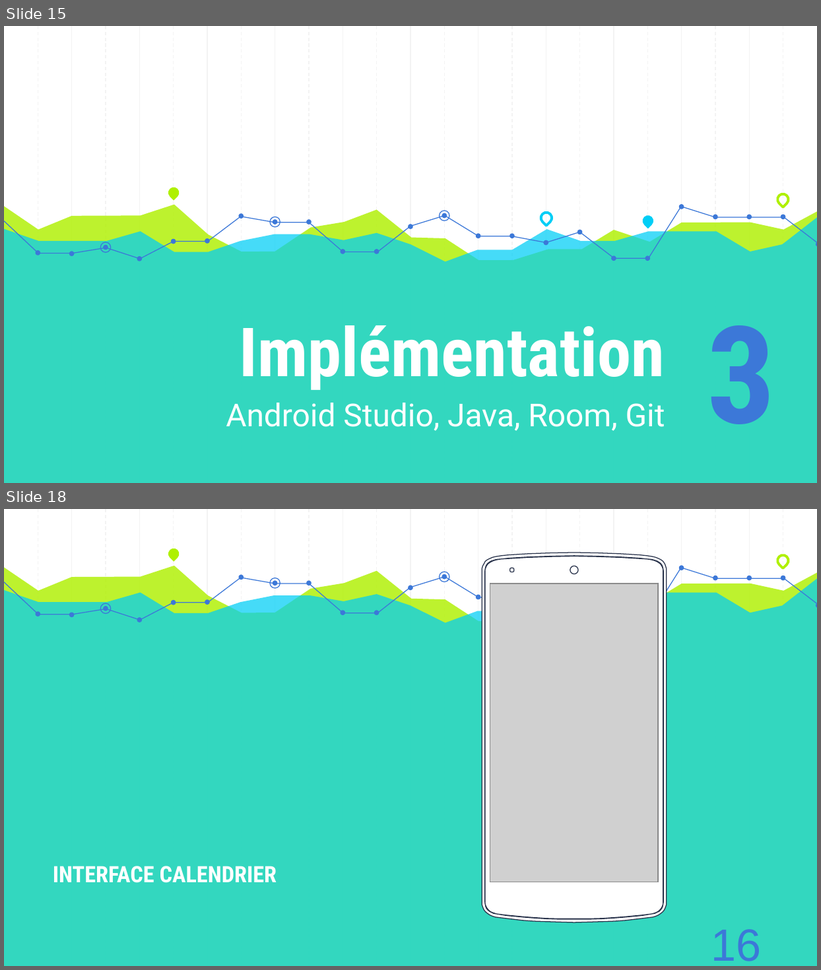
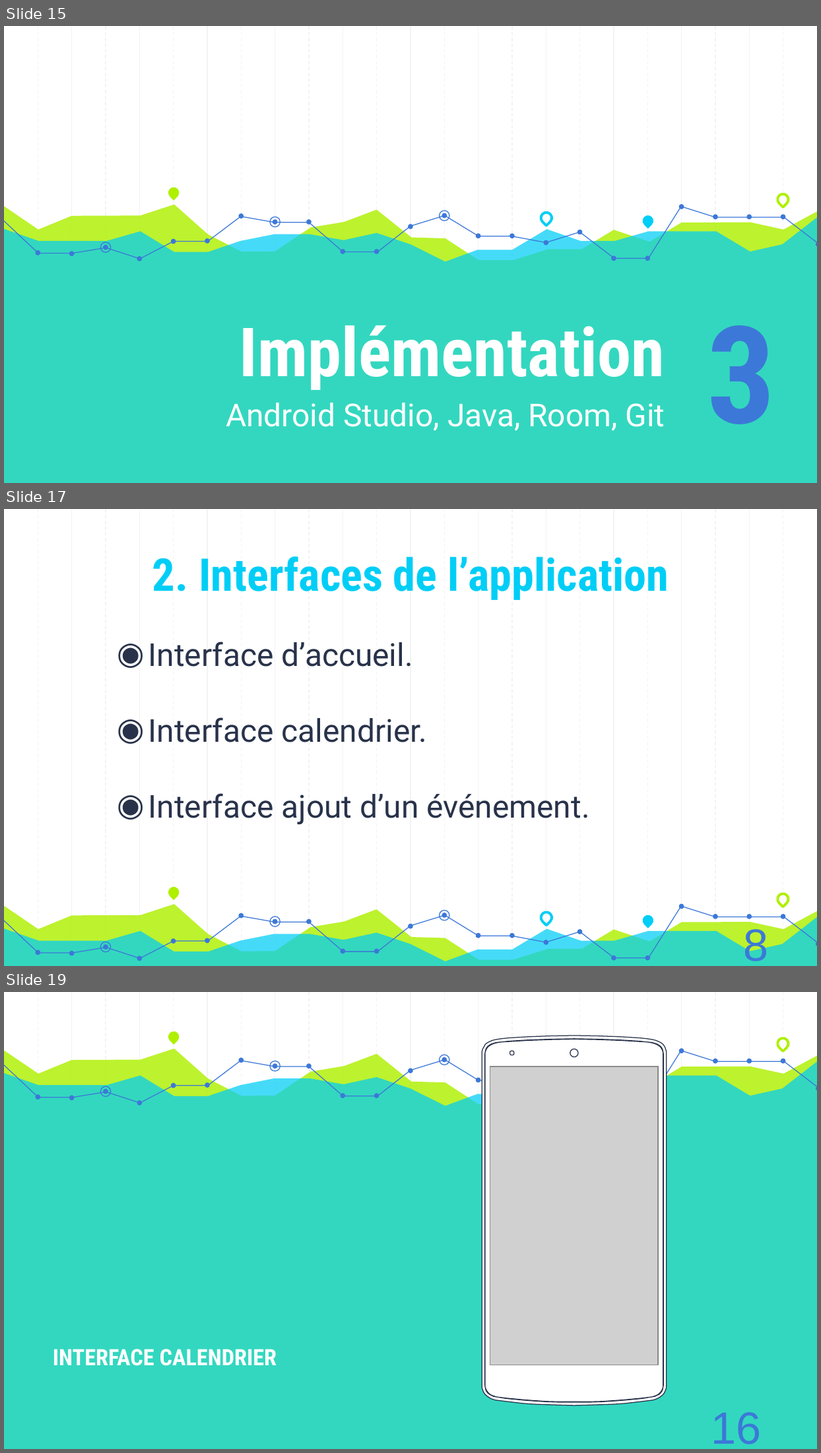
Before and after one commit to AzeddineZadir/docpfc, a slide deck: présentation licence 3.pptx. Shown one above the other, each under a label of ours: slides 15 and 18 before the commit, slides 15, 17 and 19 after it; the slides between them are not shown. The pictures are 821x970 and 821x1453 pixels, drawn with LibreOffice and Linux fonts; fonts in the diff are those of the drawing; grey boxes stand for pictures. Boxes give left, top, right and bottom in pixels: in the first picture for what was removed or moved away, otherwise in the second. Text is boxed around its words. In the diff, an @@ line names an element or a change of style, - is before the commit and + after.

```diff
--- a/présentation licence 3.pptx
+++ b/présentation licence 3.pptx
@@ slide 17 added at (4,509,817,966), background #FFFFFF; not listed: 23 template elements that a slide beside it also shows @@
@@ title added at (152,557,669,600), 40 pt, text #00CEF6, bold @@
+2. Interfaces de l’application
@@ text added at (149,642,590,825), 28 pt, text #28324A @@
+◉ Interface d’accueil.
+◉ Interface calendrier.
+◉ Interface ajout d’un événement.
@@ freeform shape added at (4,904,817,966), fill #AFF000 at 82% opacity @@
@@ teardrop added at (166,885,181,900), fill #AFF000 @@
@@ teardrop added at (775,891,790,906), outline #AFF000 2.25 pt @@
@@ freeform shape added at (4,916,817,966), fill #00CEF6 at 73% opacity @@
@@ freeform shape added at (4,916,377,958), outline #3C78D8 0.75 pt @@
@@ ellipse added at (270,917,281,927), outline #3C78D8 0.75 pt @@
@@ freeform shape added at (377,906,681,958), outline #3C78D8 0.75 pt @@
@@ ellipse added at (439,911,450,921), outline #3C78D8 0.75 pt @@
@@ teardrop added at (539,910,553,925), outline #00CEF6 2.25 pt @@
@@ teardrop added at (640,914,655,928), fill #00CEF6 @@
@@ freeform shape added at (682,906,817,943), outline #3C78D8 0.75 pt @@
@@ ellipse added at (101,943,112,953), outline #3C78D8 0.75 pt @@
@@ text added at (744,925,769,962), 40 pt, text #3C78D8 @@
+8
@@ group added at (36,904,817,961): 24 ellipses @@
@@ what was slide 18 is now slide 19 @@
```
Also in this commit, not shown: 5 slides changed.
